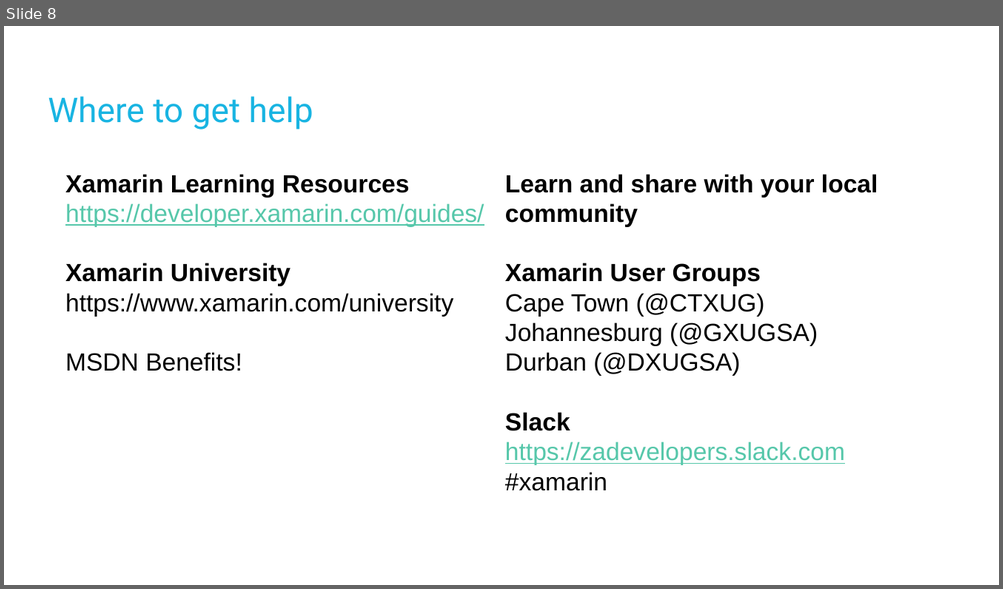
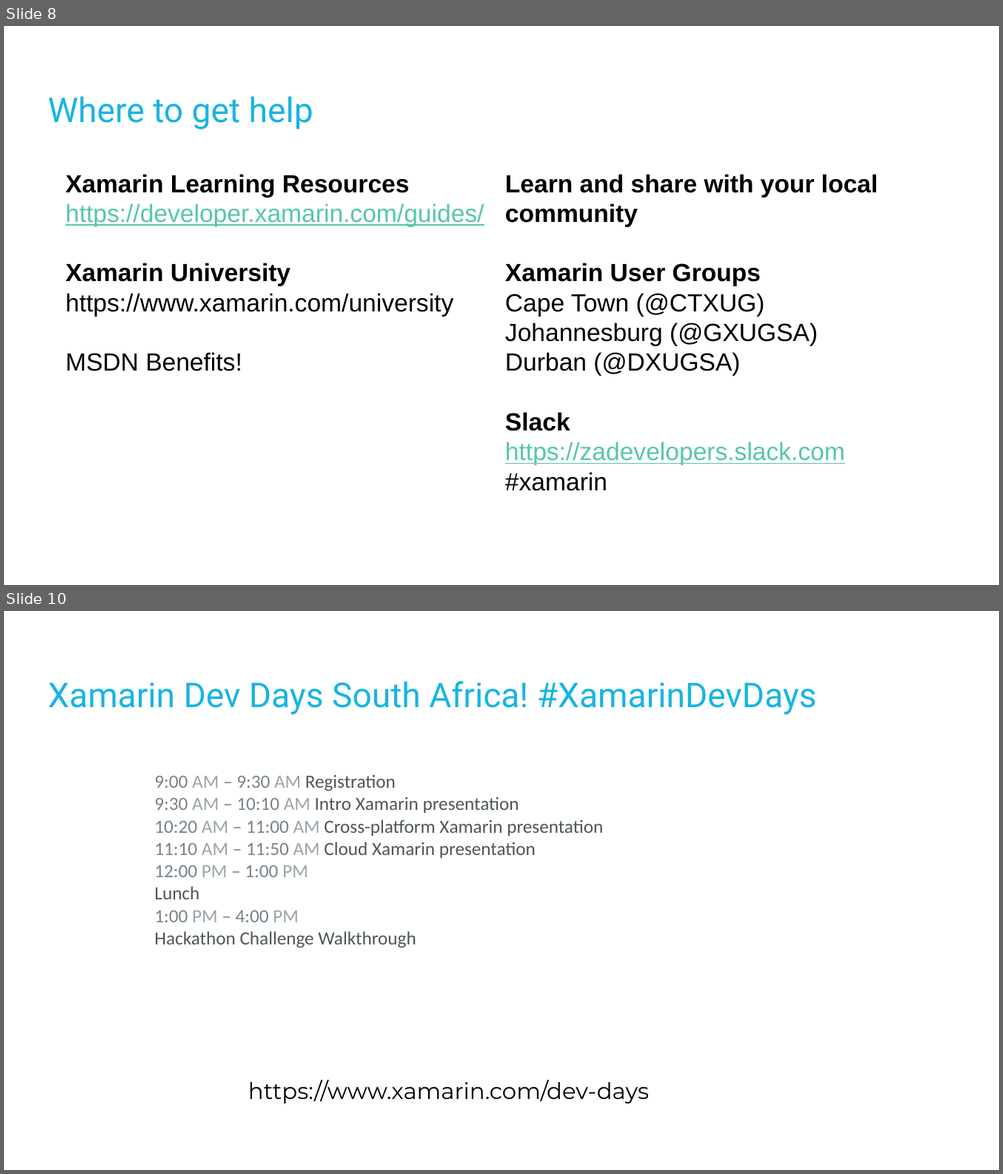
Before and after one commit to apead/CTXUG, a slide deck: 24062016/Presentations/Introduction to Xamarin.pptx. Shown one above the other, each under a label of ours: slide 8 before the commit, slides 8 and 10 after it; the slides between them are not shown. The pictures are 1003x589 and 1003x1174 pixels, drawn with LibreOffice and Linux fonts; fonts in the diff are those of the drawing; background and template pictures are left out. Boxes give left, top, right and bottom in pixels: in the first picture for what was removed or moved away, otherwise in the second. Text is boxed around its words. In the diff, an @@ line names an element or a change of style, - is before the commit and + after.

Commit message:
Presentation Updates

```diff
--- a/24062016/Presentations/Introduction to Xamarin.pptx
+++ b/24062016/Presentations/Introduction to Xamarin.pptx
@@ slide 10 added at bbox=[4, 611, 999, 1170], background #FFFFFF @@
@@ title added at bbox=[48, 681, 817, 715], 66 pt, text #18B4E2 @@
+Xamarin Dev Days South Africa! #XamarinDevDays
@@ text added at bbox=[154, 775, 603, 948], 36 pt, text #4E5758 @@
+9:00 AM – 9:30 AM Registration
+9:30 AM – 10:10 AM Intro Xamarin presentation
+10:20 AM – 11:00 AM Cross-platform Xamarin presentation
+11:10 AM – 11:50 AM Cloud Xamarin presentation
+12:00 PM – 1:00 PM
+Lunch
+1:00 PM – 4:00 PM
+Hackathon Challenge Walkthrough
@@ text added at bbox=[248, 1080, 649, 1104], 44 pt, text #000000 @@
+https://www.xamarin.com/dev-days
```
Also in this commit, not shown: 1 slide changed.
